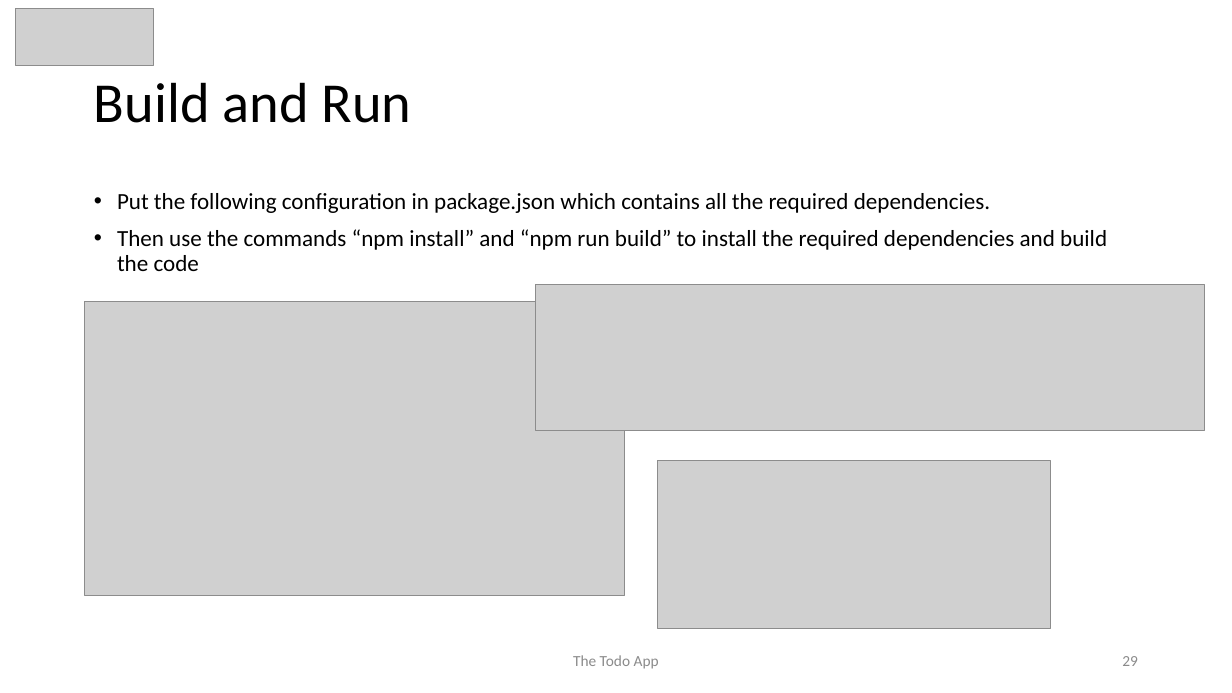
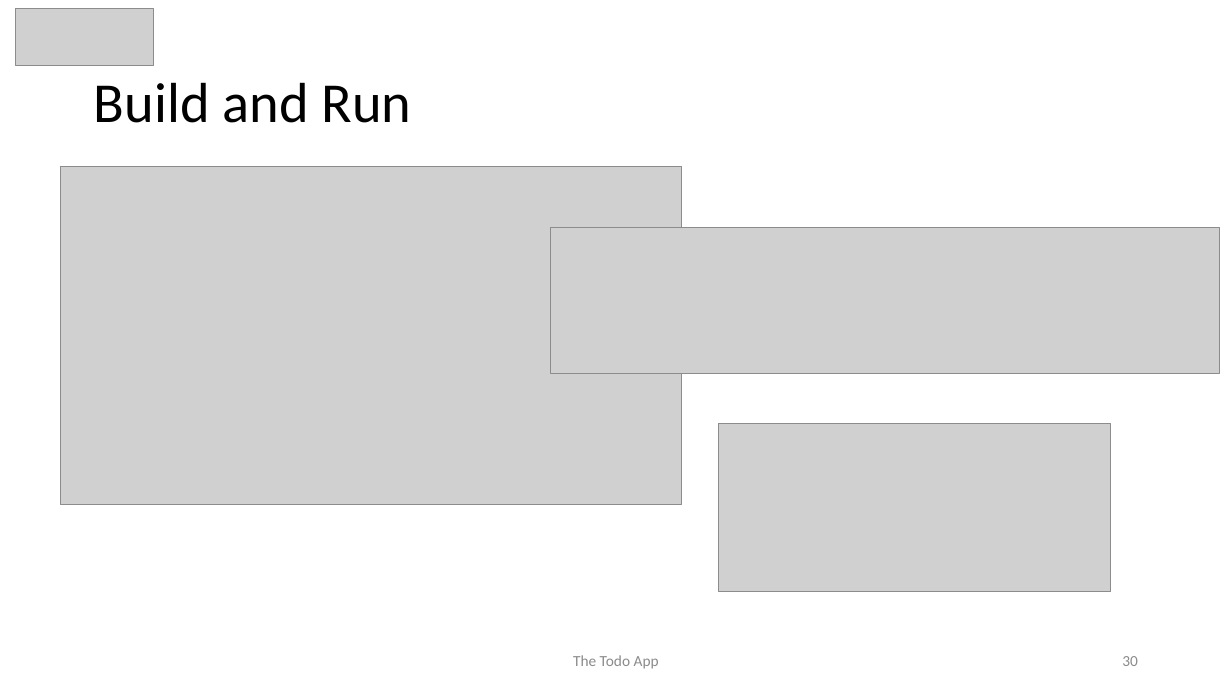
Before and after one commit to awahab29/samplealt, a slide deck: slide 30 of React.pptx (slide 29 before the commit). Drawn at 1232x693 pixels with LibreOffice and Linux fonts; fonts in the diff are those of the drawing; grey boxes stand for pictures. Boxes give left, top, right and bottom in pixels: in the first picture for what was removed or moved away, otherwise in the second. Text is boxed around its words. In the diff, an @@ line names an element or a change of style, - is before the commit and + after.

```diff
--- a/React.pptx
+++ b/React.pptx
@@ picture: place and size @@
-picture at (85, 301, 626, 595)
+picture at (60, 166, 681, 505)
@@ text removed at (117, 193, 1107, 271) @@
-• Put the following configuration in package.json which contains all the required dependencies.
-• Then use the commands “npm install” and “npm run build” to install the required dependencies and build the code
@@ picture: place and size @@
-picture at (535, 285, 1204, 430)
+picture at (550, 227, 1219, 372)
@@ picture: place and size @@
-picture at (657, 461, 1050, 628)
+picture at (718, 424, 1111, 592)
@@ page number at (1122, 656, 1138, 666): text changed @@
-29
+30
```
Also in this commit, not shown: 14 other slides changed, 7 slides added, 3 slides removed.
